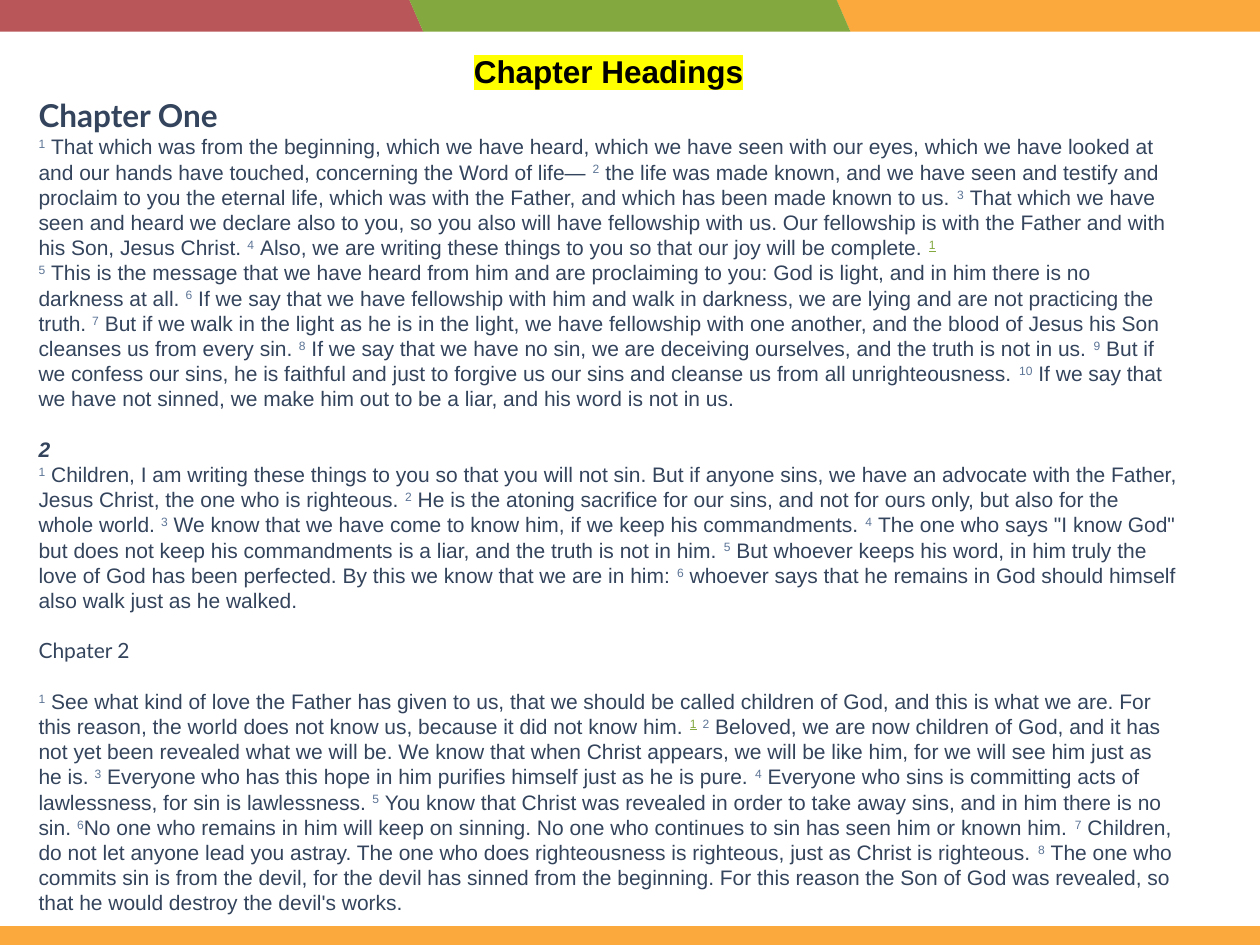
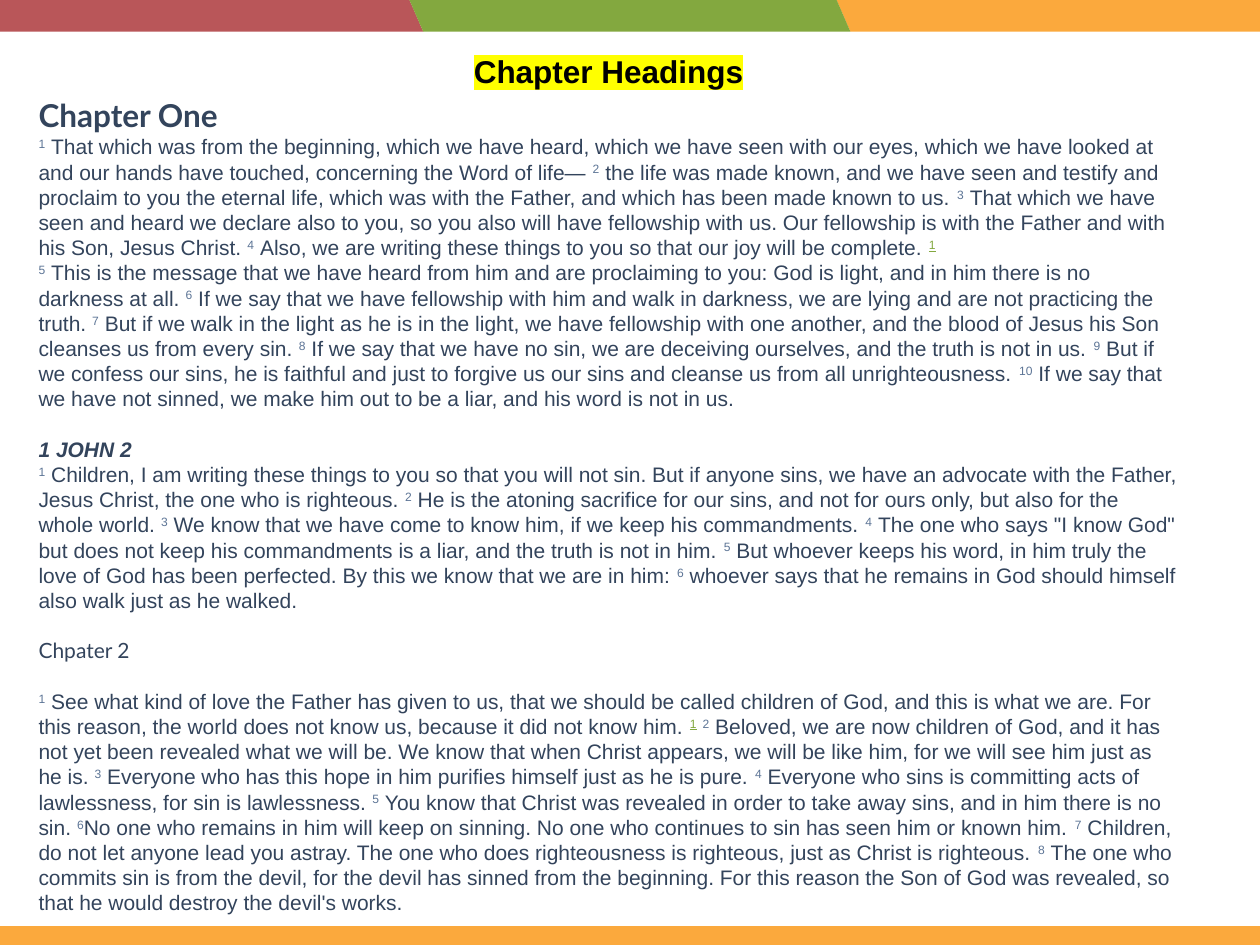
Before and after one commit to WycliffeAssociates/TS-biel-files, a slide deck: slide 15 of training/English (en)/Refinement and Publication Training [R&P]/Proofreading/Proofreading WT Slides.pptx. Drawn at 1260x945 pixels with LibreOffice and Linux fonts; fonts in the diff are those of the drawing. Boxes give left, top, right and bottom in pixels: in the first picture for what was removed or moved away, otherwise in the second. Text is boxed around its words. In the diff, an @@ line names an element or a change of style, - is before the commit and + after.

```diff
--- a/training/English (en)/Refinement and Publication Training [R&P]/Proofreading/Proofreading WT Slides.pptx
+++ b/training/English (en)/Refinement and Publication Training [R&P]/Proofreading/Proofreading WT Slides.pptx
@@ text at (39, 140, 132, 457): text changed @@
-2
+1 JOHN 2
```
Also in this commit, not shown: 1 other slide changed, 1 slide added, 2 other files.
